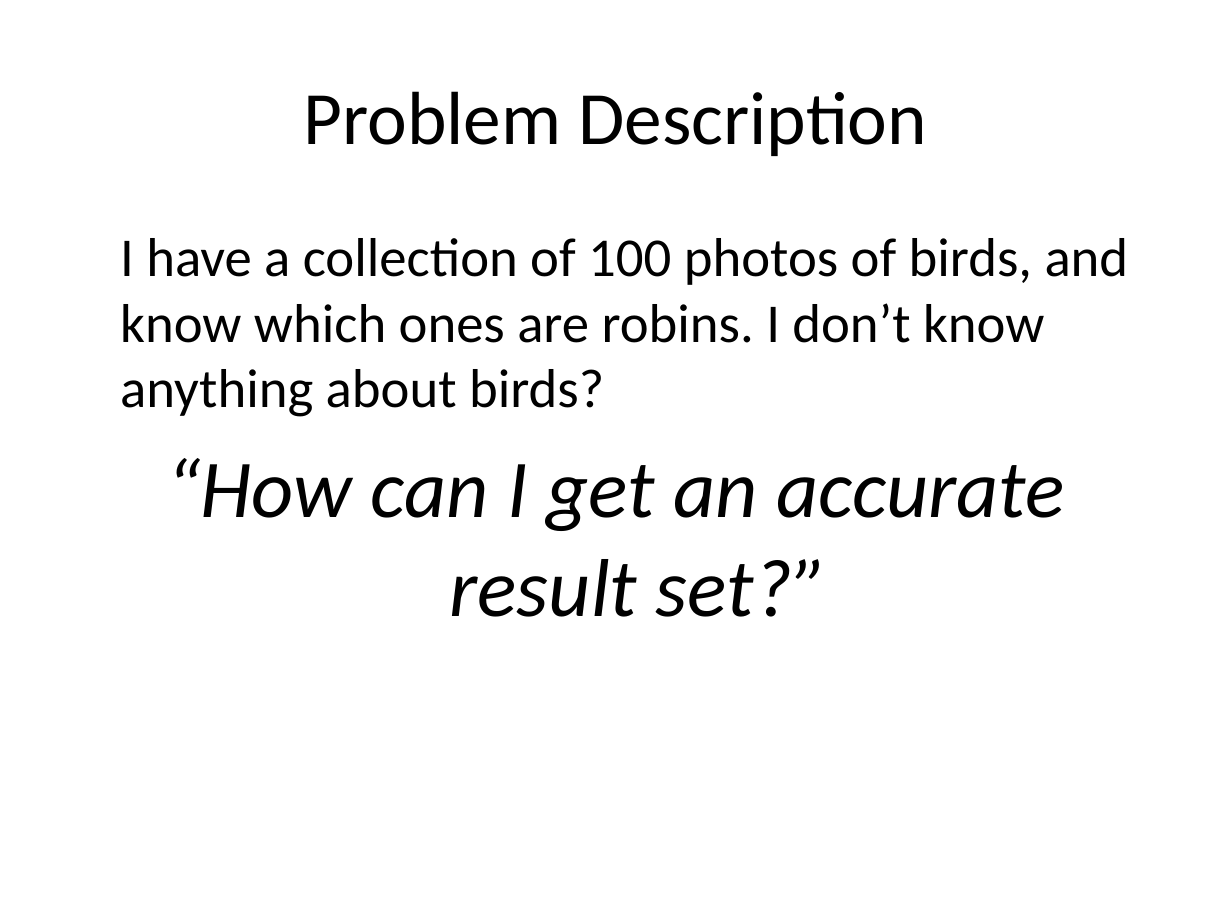
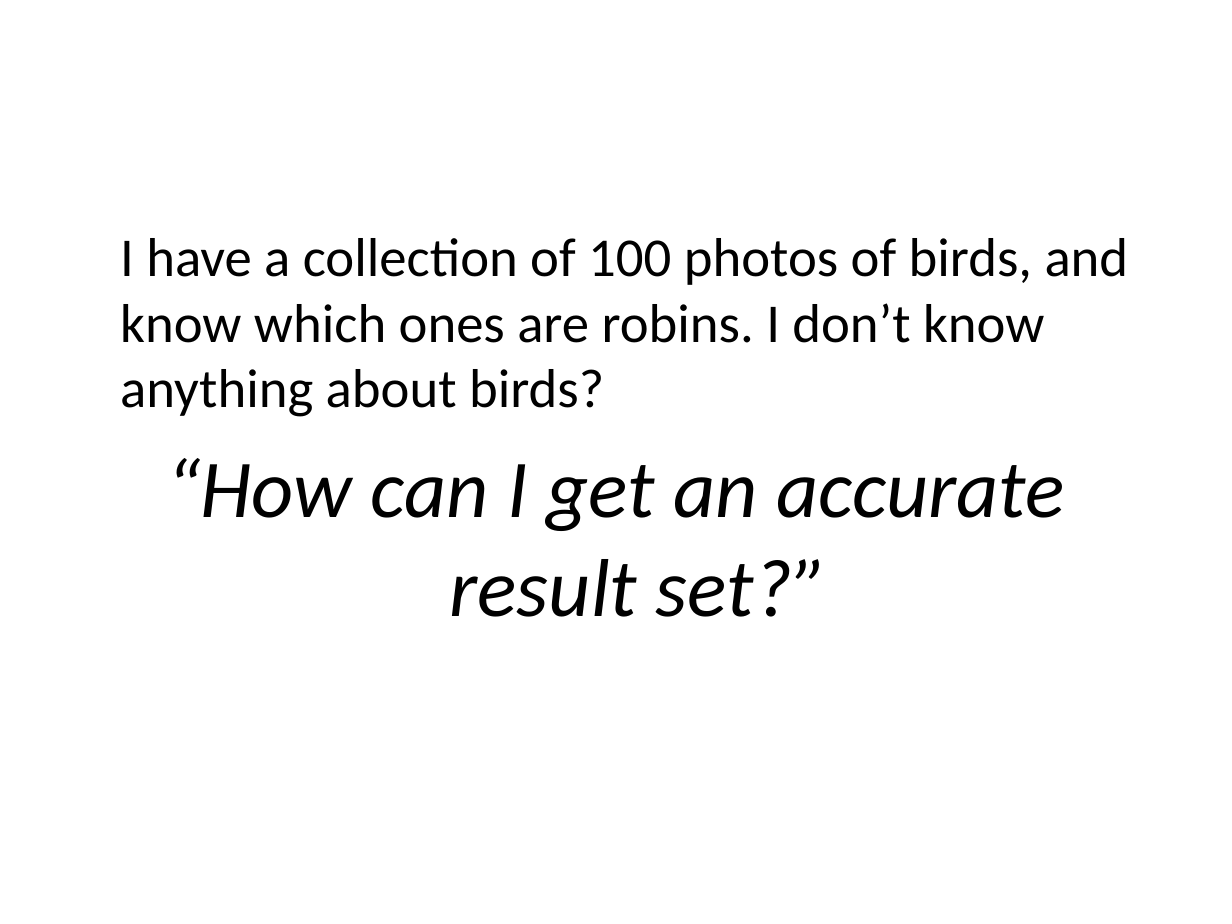
Before and after one commit to giovannic/crowdtrust, a slide deck: slide 2 of presentation/CrowdTrust .pptx. Drawn at 1232x924 pixels with LibreOffice and Linux fonts; fonts in the diff are those of the drawing; background and template pictures are left out. Boxes give left, top, right and bottom in pixels: in the first picture for what was removed or moved away, otherwise in the second. Text is boxed around its words. In the diff, an @@ line names an element or a change of style, - is before the commit and + after.

Commit message:
presentation

```diff
--- a/presentation/CrowdTrust .pptx
+++ b/presentation/CrowdTrust .pptx
@@ title removed at (x1=304, y1=91, x2=927, y2=156) @@
-Problem Description
```
Also in this commit, not shown: 6 slides added.
